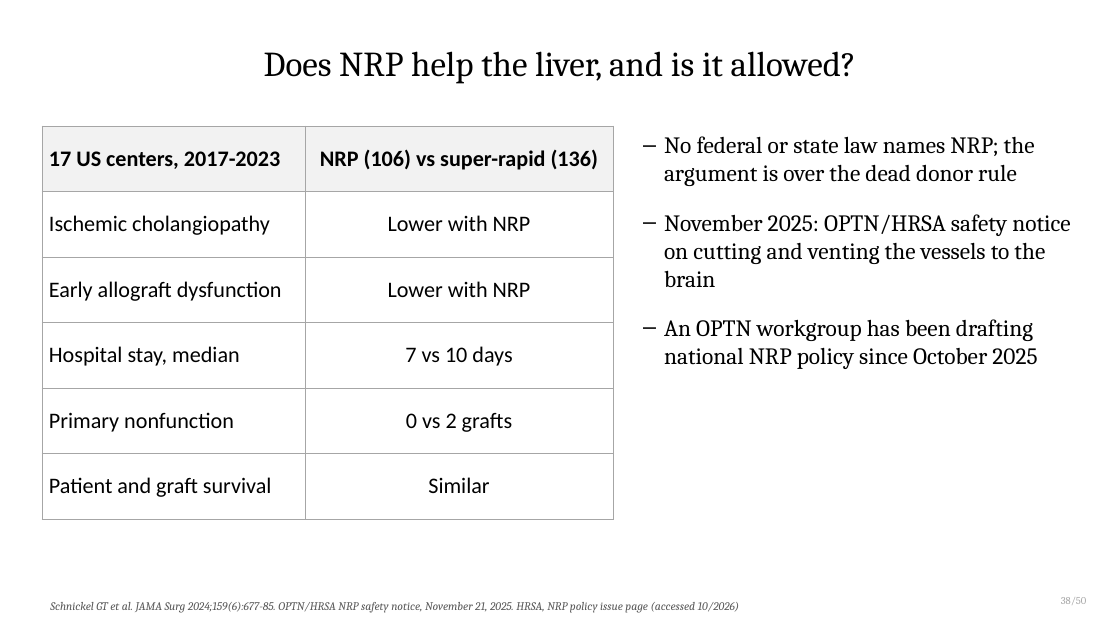
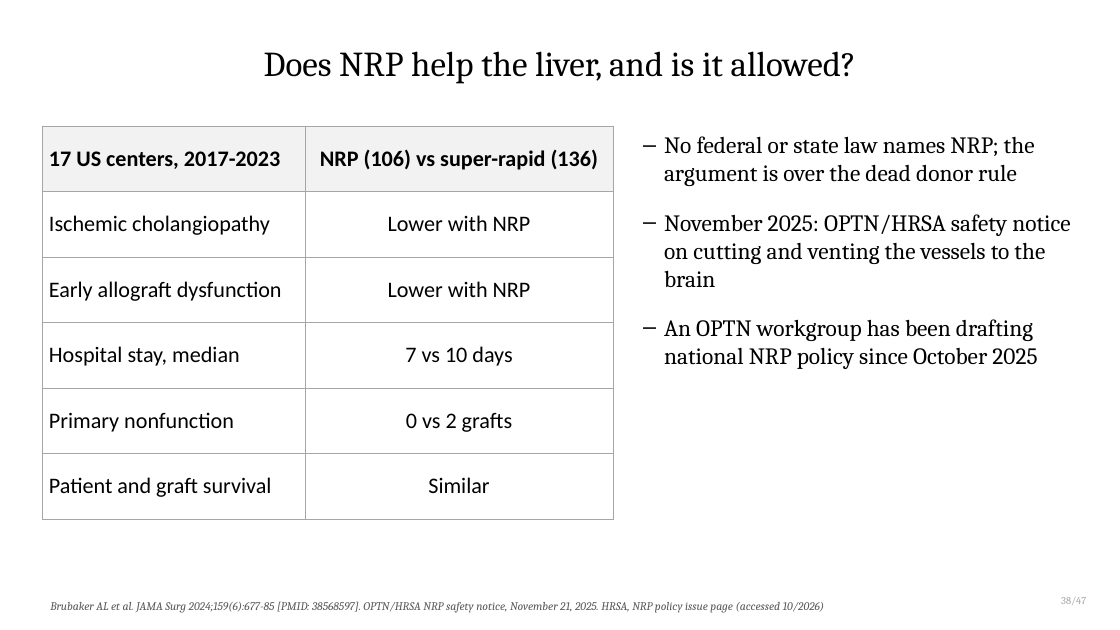
Before and after one commit to qaddodi/mohammad-almeqdadi-lectures, a slide deck: slide 42 of lectures/liver-transplant-grand-rounds-mmc-2026/Liver Transplantation When to Refer and Whats New.pptx. Drawn at 1120x630 pixels with LibreOffice and Linux fonts; fonts in the diff are those of the drawing. Boxes give left, top, right and bottom in pixels: in the first picture for what was removed or moved away, otherwise in the second. Text is boxed around its words. In the diff, an @@ line names an element or a change of style, - is before the commit and + after.

```diff
--- a/lectures/liver-transplant-grand-rounds-mmc-2026/Liver Transplantation When to Refer and Whats New.pptx
+++ b/lectures/liver-transplant-grand-rounds-mmc-2026/Liver Transplantation When to Refer and Whats New.pptx
@@ text at box(1061, 597, 1086, 605): text changed @@
-38/50
+38/47
@@ text at box(50, 601, 825, 613): text changed @@
-Schnickel GT et al. JAMA Surg 2024;159(6):677-85. OPTN/HRSA NRP safety notice, November 21, 2025. HRSA, NRP policy issue page (accessed 10/2026)
+Brubaker AL et al. JAMA Surg 2024;159(6):677-85 [PMID: 38568597]. OPTN/HRSA NRP safety notice, November 21, 2025. HRSA, NRP policy issue page (accessed 10/2026)
```
Also in this commit, not shown: 53 other slides changed, 2 slides added, 3 slides removed, 4 other files.
